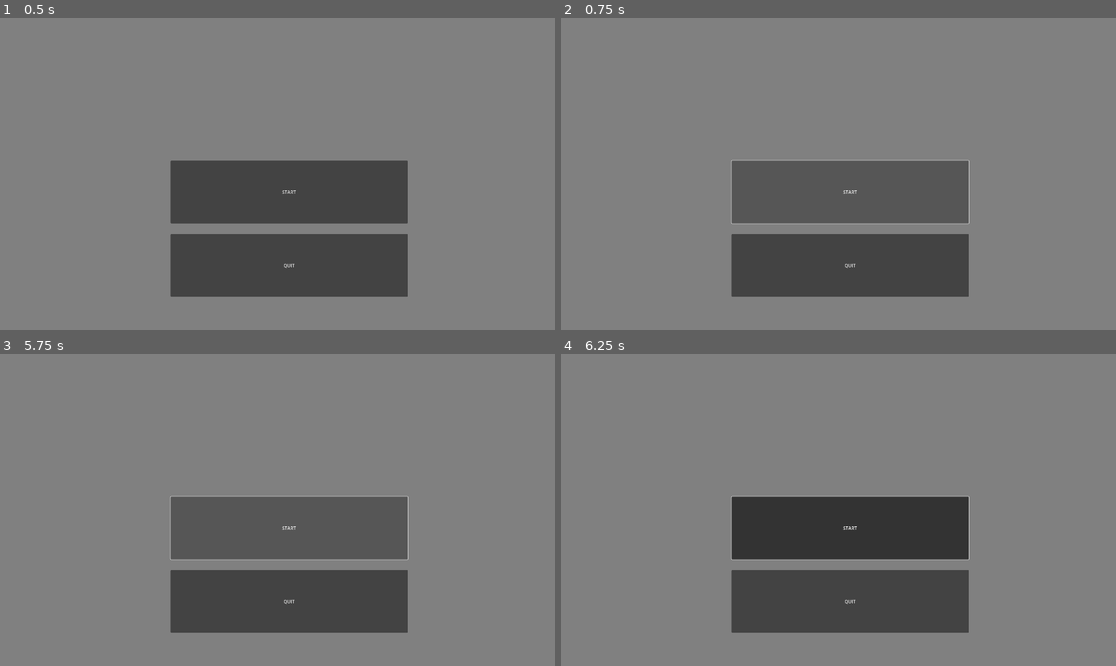
Above: before the commit, frames 1-4 (two rows, left to right).
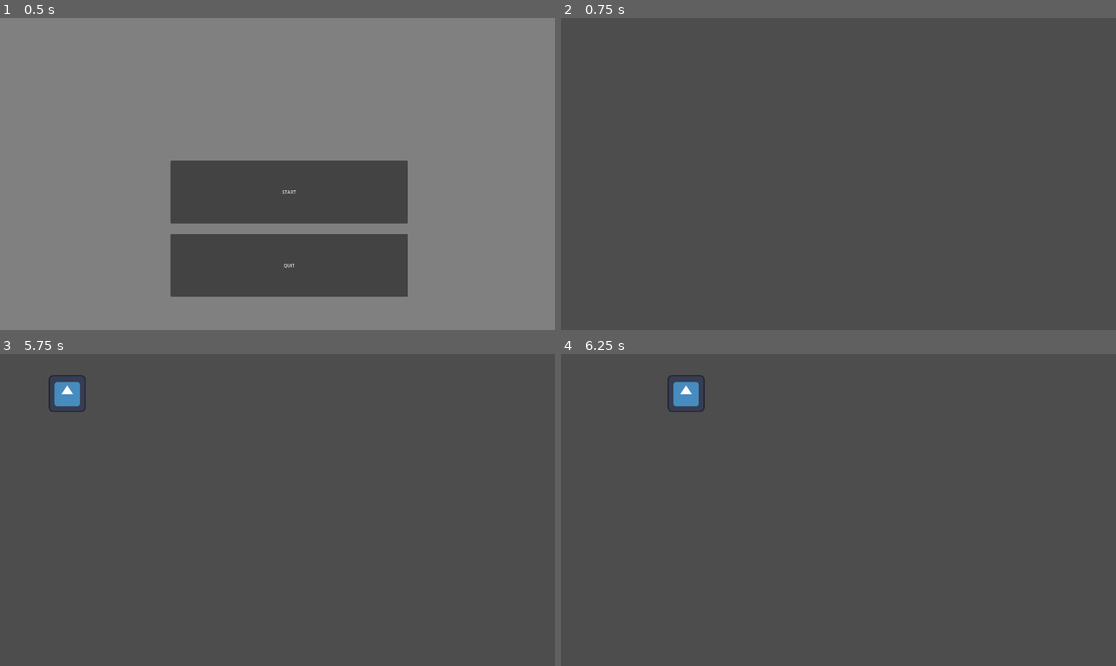
Above: after the commit, the same moments.

Repository: CrazyKamel/bbqJam
Game: Godot game, scene res://src/main.tscn
Same seed, same stepped clock (60 frames per second), same inputs: the game is played once before the commit and once after it. The engine's default icon, where the game draws it, is replaced by a stand-in: a white triangle on a blue panel in a dark square.
Inputs (mouse positions are in pixels of both pictures, inside the frame that each line leads up to):
- Up to frame 1 (0.5 s): no input
- Up to frame 2 (0.75 s): click "START" at 0.5 s
- Up to frame 3 (5.75 s): click (288, 528) at 1.25 s, where only the run before the commit has a clickable "START"; click (288, 528) at 2 s, where only the run before the commit has a clickable "START"; tap Enter at 2.75, 4.25 s; hold Space (space) 2.78-3.53 s; tap Tab at 3.6, 5.1 s; hold Space (space) 4.28-5.03 s
- Up to frame 4 (6.25 s): hold Space (space) from 5.78 s (still down)

Frame 1 is identical in both runs. In frame 2, 83% of the frame differs, in the area x 0-100%, y 0-100%; in frame 3, 83%; in frame 4, 91%.

Commit message:
repair main

Diff:
--- a/src/main.gd
+++ b/src/main.gd
@@ -12,8 +12,7 @@
 
 
 func _on_start_button_pressed():
-	#Global.goto_scene("res://src/game.tscn")
-	pass
+	Global.goto_scene("res://src/OpenSpace/openSpace.tscn")
 
 
 func _on_quit_button_pressed():
Not shown: 1 places in src/main.tscn that only renumber resources
